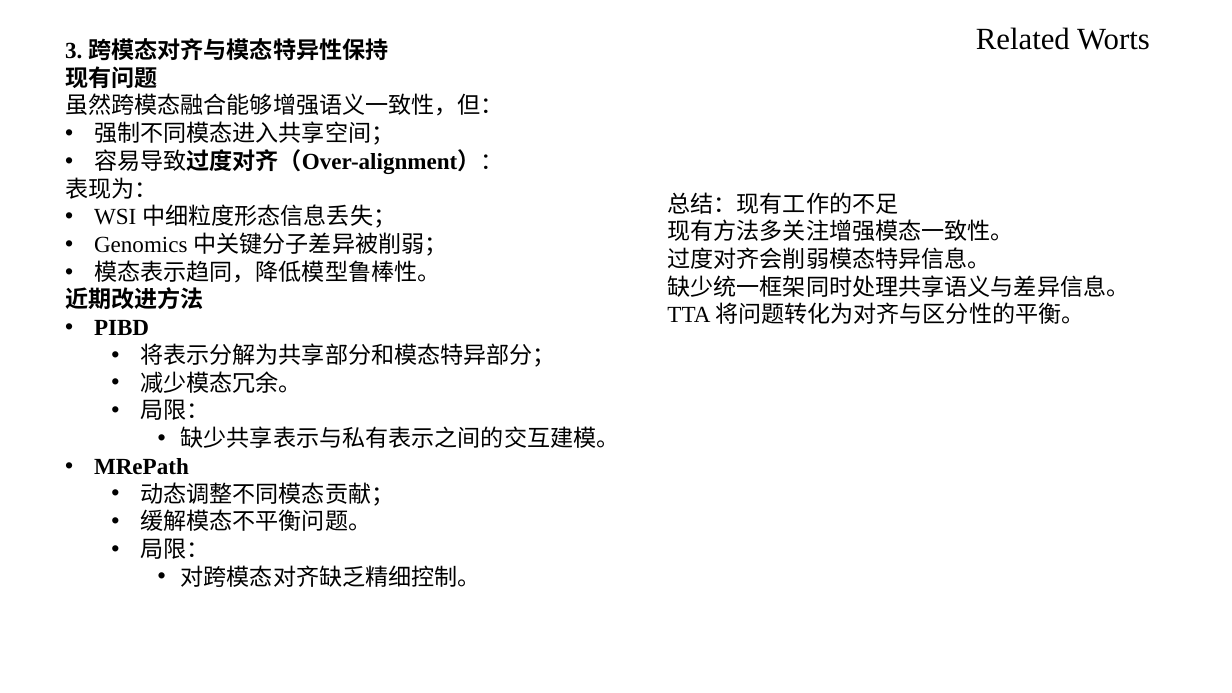
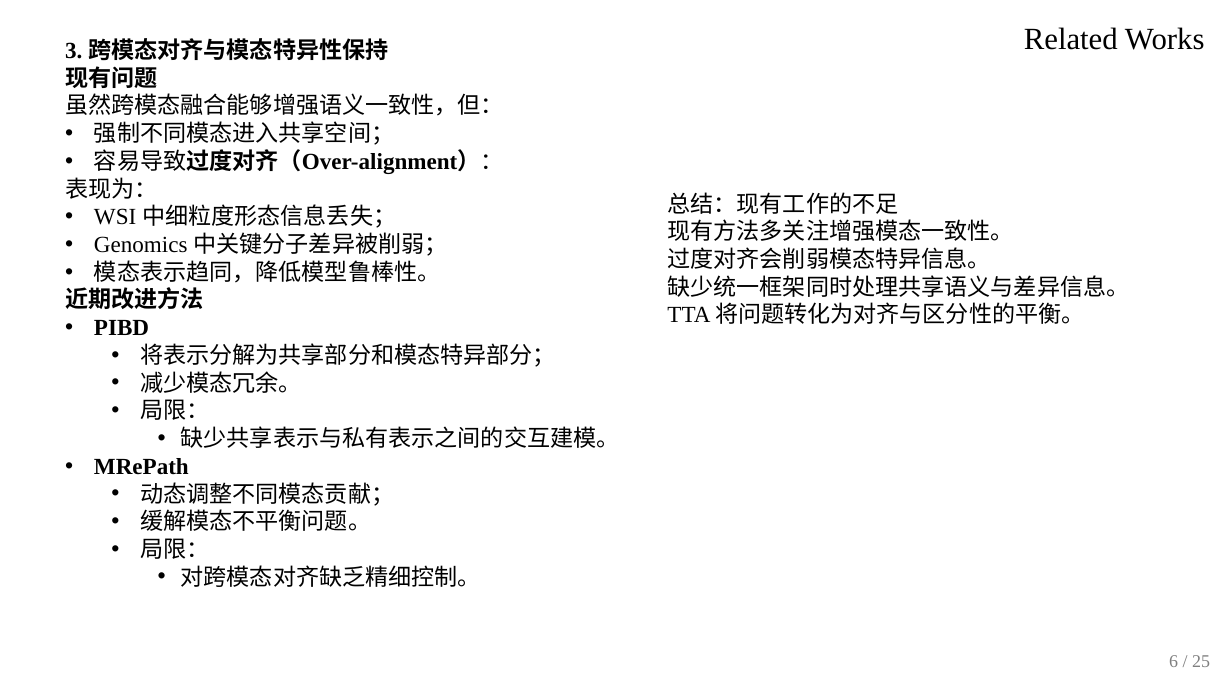
Before and after one commit to Skywalkerjieee/paper-sharing-ppt, a slide deck: slide 6 of assets/paper-sharing-style-reference.pptx. Drawn at 1232x693 pixels with LibreOffice and Linux fonts; fonts in the diff are those of the drawing. Boxes give left, top, right and bottom in pixels: in the first picture for what was removed or moved away, otherwise in the second. Text is boxed around its words. In the diff, an @@ line names an element or a change of style, - is before the commit and + after.

```diff
--- a/assets/paper-sharing-style-reference.pptx
+++ b/assets/paper-sharing-style-reference.pptx
@@ text at [1024,27,1205,50]: text changed @@
-Related Worts
+Related Works
@@ text added at [1169,655,1210,667], 14 pt, text #7F7F7F @@
+6 / 25
```
Also in this commit, not shown: 21 other slides changed, 3 slides added, 3 slides removed, 9 other files.
